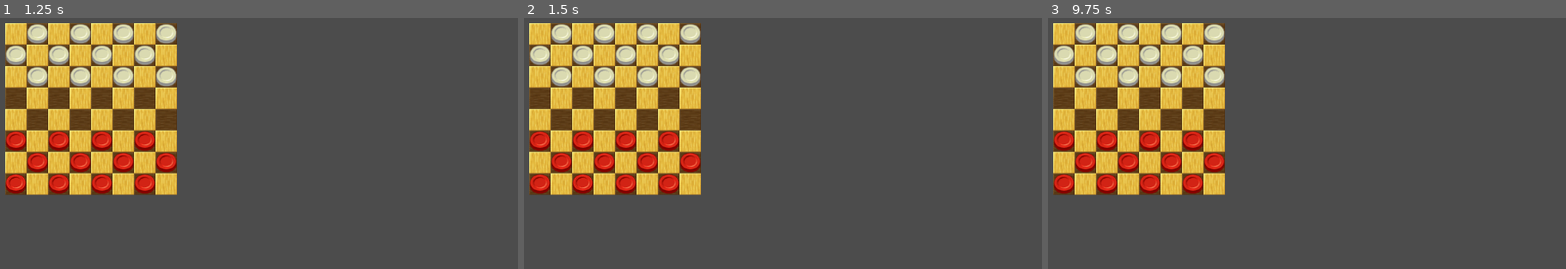
Above: before the commit, frames 1-3 (left to right).
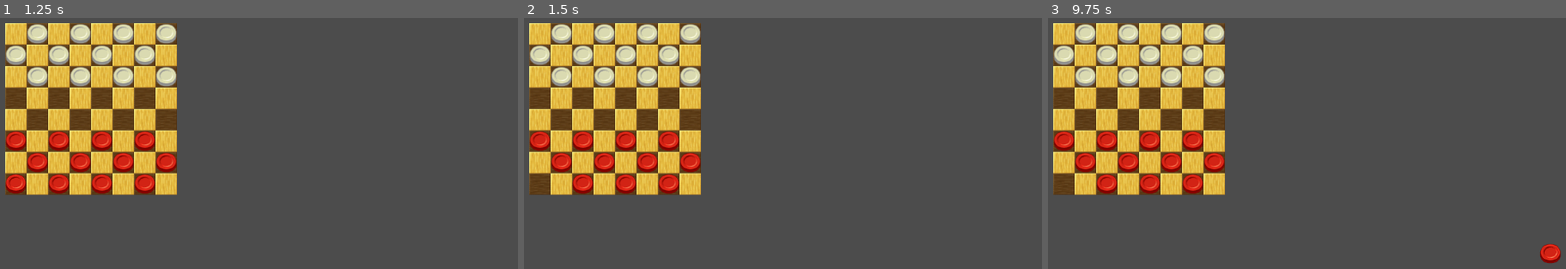
Above: after the commit, the same moments.

Repository: rcoconnor/GodotCheckers2
Game: Godot game, scene res://obj/BoardController.tscn
The game is run twice, just before and just after one commit, with the same random seed, the same clock (stepped at 60 frames per second) and the same inputs.
Inputs (mouse positions are in pixels of both pictures, inside the frame that each line leads up to):
- Up to frame 1 (1.25 s): tap Enter at 0.5 s; move the mouse to (15, 183) at 0.52 s; press the mouse at (15, 183) at 0.53 s
- Up to frame 2 (1.5 s): tap Space at 1.25 s; move the mouse to (580, 183) at 1.27 s; release the mouse at (580, 183) at 1.28 s; click (580, 183) at 1.35 s
- Up to frame 3 (9.75 s): tap Enter at 2, 3.5 s; move the mouse to (1151, 183) at 2.02 s; press the mouse at (1151, 183) at 2.03 s; tap Space at 2.75, 4.25 s; move the mouse to (1193, 183) at 2.77 s; release the mouse at (1193, 183) at 2.78 s; click (1193, 183) at 2.85 s; move the mouse to (1084, 163) at 3.52 s; press the mouse at (1084, 163) at 3.53 s; move the mouse to (1130, 163) at 4.27 s; release the mouse at (1130, 163) at 4.28 s; click (1130, 163) at 4.35 s; move the mouse to (1172, 163) at 5.02 s; press the mouse at (1172, 163) at 5.03 s; move the mouse to (1213, 163) at 5.77 s; release the mouse at (1213, 163) at 5.78 s; click (1213, 163) at 5.85 s; move the mouse to (1063, 140) at 6.52 s; press the mouse at (1063, 140) at 6.53 s; move the mouse to (1104, 140) at 7.27 s; release the mouse at (1104, 140) at 7.28 s; click (1104, 140) at 7.35 s; move the mouse to (1151, 140) at 8.02 s; press the mouse at (1151, 140) at 8.03 s; move the mouse to (1193, 140) at 8.77 s; release the mouse at (1193, 140) at 8.78 s; click (1193, 140) at 8.85 s; move the mouse to (1550, 253) at 9.52 s; press the mouse at (1550, 253) at 9.53 s

Frame 1 is identical in both runs. In frame 2, 0.2% of the frame differs, in the area x 1-14%, y 62-70%; in frame 3, 0.5%, in the area x 1-100%, y 62-98%.

Commit message:
added lookup tables

Diff:
--- a/obj/DarkSquare.tscn
+++ b/obj/DarkSquare.tscn
@@ -1,18 +1,19 @@
-[gd_scene load_steps=6 format=2]
+[gd_scene load_steps=8 format=2]
 
 [ext_resource path="res://img/wood.png" type="Texture" id=1]
+[ext_resource path="res://src/ClickableSprite.gd" type="Script" id=2]
 
 [sub_resource type="AtlasTexture" id=1]
 flags = 4
 atlas = ExtResource( 1 )
 region = Rect2( 0, 0, 32, 32 )
 
-[sub_resource type="AtlasTexture" id=5]
+[sub_resource type="AtlasTexture" id=2]
 flags = 4
 atlas = ExtResource( 1 )
 region = Rect2( 0, 64, 32, 32 )
 
-[sub_resource type="AtlasTexture" id=6]
+[sub_resource type="AtlasTexture" id=3]
 flags = 4
 atlas = ExtResource( 1 )
 region = Rect2( 0, 32, 32, 32 )
@@ -24,19 +25,30 @@
 "name": "Light",
 "speed": 1.0
 }, {
-"frames": [ SubResource( 5 ) ],
+"frames": [ SubResource( 2 ) ],
 "loop": false,
 "name": "Dark",
 "speed": 1.0
 }, {
-"frames": [ SubResource( 6 ) ],
+"frames": [ SubResource( 3 ) ],
 "loop": false,
 "name": "Medium",
 "speed": 1.0
 } ]
 
+[sub_resource type="RectangleShape2D" id=5]
+extents = Vector2( 15.7319, 15.5645 )
+
 [node name="BoardSquare" type="Node2D"]
+script = ExtResource( 2 )
 
 [node name="AnimatedSprite" type="AnimatedSprite" parent="."]
 frames = SubResource( 4 )
 animation = "Dark"
+
+[node name="Area2D" type="Area2D" parent="."]
+
+[node name="CollisionShape2D" type="CollisionShape2D" parent="Area2D"]
+shape = SubResource( 5 )
+[connection signal="mouse_entered" from="Area2D" to="." method="_on_mouse_entered"]
+[connection signal="mouse_exited" from="Area2D" to="." method="_on_mouse_exit"]
--- a/project.godot
+++ b/project.godot
@@ -13,9 +13,15 @@
 "class": "Bitboard",
 "language": "GDScript",
 "path": "res://src/Bitboard.gd"
+}, {
+"base": "Node2D",
+"class": "ClickableSprite",
+"language": "GDScript",
+"path": "res://src/ClickableSprite.gd"
 } ]
 _global_script_class_icons={
-"Bitboard": ""
+"Bitboard": "",
+"ClickableSprite": ""
 }
 
 [application]
--- a/src/BitboardFunctions.gd
+++ b/src/BitboardFunctions.gd
@@ -4,6 +4,56 @@
 
 # Bitboard Functions Class
 # This class implements static helper functions for the Bitboard class
+
+enum RANK { RANK_1, RANK_2, RANK_3, RANK_4, RANK_5, RANK_6, RANK_7, RANK_8 }
+enum FILE { FILE_1, FILE_2, FILE_3, FILE_4, FILE_5, FILE_6, FILE_7, FILE_8 }
+
+const CLEAR_RANK = {
+    RANK.RANK_1: Bitboard.new().set_state(true,  0x7FFFFFFFFFFFFF00)
+    RANK.RANK_2: Bitboard.new().set_state(true,  0x7FFFFFFFFFFF00FF)
+    RANK.RANK_3: Bitboard.new().set_state(true,  0x7FFFFFFFFF00FFFF)
+    RANK.RANK_4: Bitboard.new().set_state(true,  0x7FFFFFFF00FFFFFF)
+    RANK.RANK_5: Bitboard.new().set_state(true,  0x7FFFFF00FFFFFFFF)
+    RANK.RANK_6: Bitboard.new().set_state(true,  0x7FFF00FFFFFFFFFF)
+    RANK.RANK_7: Bitboard.new().set_state(true,  0x7F00FFFFFFFFFFFF)
+    RANK.RANK_8: Bitboard.new().set_state(false, 0x00FFFFFFFFFFFFFF)
+}
+
+const MASK_RANK = {
+    RANK.RANK_1: Bitboard.new().set_state(false, 0x00000000000000FF)
+    RANK.RANK_2: Bitboard.new().set_state(false, 0x000000000000ff00)
+    RANK.RANK_3: Bitboard.new().set_state(false, 0x0000000000ff0000)
+    RANK.RANK_4: Bitboard.new().set_state(false, 0x00000000ff000000)
+    RANK.RANK_5: Bitboard.new().set_state(false, 0x000000ff00000000)
+    RANK.RANK_6: Bitboard.new().set_state(false, 0x0000ff0000000000)
+    RANK.RANK_7: Bitboard.new().set_state(false, 0x00ff000000000000)
+    RANK.RANK_8: Bitboard.new().set_state(true,  0x7f00000000000000)
+}
+
+const CLEAR_FILE = {
+    FILE.FILE_1: Bitboard.new().set_state(true,  0x7EFEFEFEFEFEFEFE)
+    FILE.FILE_2: Bitboard.new().set_state(true,  0x7DFDFDFDFDFDFDFD)
+    FILE.FILE_3: Bitboard.new().set_state(true,  0x7BFBFBFBFBFBFBFB)
+    FILE.FILE_4: Bitboard.new().set_state(true,  0x77F7F7F7F7F7F7F7)
+    FILE.FILE_5: Bitboard.new().set_state(true,  0x6FEFEFEFEFEFEFEF)
+    FILE.FILE_6: Bitboard.new().set_state(true,  0x5FDFDFDFDFDFDFDF)
+    FILE.FILE_7: Bitboard.new().set_state(true,  0x3FBFBFBFBFBFBFBF)
+    FILE.FILE_8: Bitboard.new().set_state(false, 0x7F7F7F7F7F7F7F7F)
+}
+
+
+
+const MASK_FILE = {
+    FILE.FILE_1: Bitboard.new().set_state(false, 0x0101010101010101)
+    FILE.FILE_2: Bitboard.new().set_state(false, 0x0202020202020202)
+    FILE.FILE_3: Bitboard.new().set_state(false, 0x0404040404040404)
+    FILE.FILE_4: Bitboard.new().set_state(false, 0x8080808080808080)
+    FILE.FILE_5: Bitboard.new().set_state(false, 0x1010101010101010)
+    FILE.FILE_6: Bitboard.new().set_state(false, 0x2020202020202020)
+    FILE.FILE_7: Bitboard.new().set_state(false, 0x4040404040404040)
+    FILE.FILE_8: Bitboard.new().set_state(true,  0x0080808080808080)
+}
+
 
 static func LOGICAL_OR(first_bitboard, second_bitboard):
     var new_msb = first_bitboard.get_msb() || second_bitboard.get_msb()
--- a/src/BoardController.gd
+++ b/src/BoardController.gd
@@ -3,57 +3,86 @@
 #const Bitboard = preload("res://src/Bitboard.gd")
 #const BoardFunctions = preload("res://src/BitboardFunctions.gd")
 
-var DarkSquare = preload("res://obj/DarkSquare.tscn")
-var LightSquare = preload("res://obj/LightSquare.tscn")
+const ClickableSprite = preload("res://src/ClickableSprite.gd")
+const Piece = preload("res://src/Piece.gd")
 
-export(PackedScene) var Piece
+#var DarkSquare = preload("res://obj/DarkSquare.tscn")
+#var LightSquare = preload("res://obj/LightSquare.tscn")
 
+
+var DarkPiece = preload("res://obj/DarkPiece.tscn")
+var LightPiece = preload("res://obj/LightPiece.tscn")
+
+var target_piece = Node2D
+var has_target = false
+var original_pos = Vector2()
+var should_move = false
 # Called when the node enters the scene tree for the first time.
 func _ready():
-	#var bitboard = Bitboard.new()
-	#var second = Bitboard.new()
-	#bitboard.set_state(false,   0x7fff00ff00000000 )
-	#second.set_state(false, 0x00ffffffff000000)
-	#var new_board = BoardFunctions.LOGICAL_AND(bitboard, second)
-	#print("new board: ", new_board.to_string() )
-	#print("new     : ", bitboard.to_string())
-	#print("key     : 0123456789abcdef")
-	# for i in range(64):
-	#   print("string: ", bitboard.to_string())
-	#   bitboard.shift_right()
-	#create_board()
-	#save_scene()
-	pass
+    has_target = false
+    for each_child in $GameBoard.get_children():
+        if each_child is ClickableSprite:
+            each_child.connect("selected", self, "selected_signal_received")
+
+    for each_child in $PieceManager.get_children():
+        if each_child is Piece:
+            each_child.connect("piece_selected", self, "select_piece_received")
 
 # Called every frame. 'delta' is the elapsed time since the previous frame.
 func _process(_delta):
-	pass
+    if(has_target):
+        var mouse_pos = get_viewport().get_mouse_position()
+        target_piece.set_new_global_pos(mouse_pos)
+        #target_piece.set_new_global_position(mouse_pos)
 
 func _input(event):
-	if (event.is_action_pressed("Left Click")):
-		#print("button clicked!")
-		pass
+    if(event.is_action_pressed("Left Click")):
+        pass
+        #   if (event.is_action_pressed("Left Click")):
+#       if (has_target && target_piece is Piece):
+#           print("target piece is piece")
+#           print("this shouldn't be calling on empty squares")
+#           target_piece.set_new_global_pos(original_pos)
+#           has_target = false
 
 
-const SQUARE_SIZE = 32
+func select_piece_received(node):
+    print("the piece has been received")
+    if (has_target == false):
+        original_pos = node.global_position
+        has_target = true
+        target_piece = node
+    pass
+
+
+func selected_signal_received(x_val, y_val):
+    if (has_target):
+        if (target_piece.position.x != x_val && target_piece.position.y):
+            print("received the signal")
+            print("targetx: ", target_piece.position.x)
+            print("targety: ", target_piece.position.y)
+            print("x: ", x_val)
+            print("y: ", y_val)
+
+#const SQUARE_SIZE = 32
 
 
 
 # ONLY USED TO CREATE THE BOARD
-func create_board():
-	for rank in range(8):
-		for file in range(8):
-			#square.scale = Vector2(2, 2)
-			var square
-			if ((rank + file) % 2 == 0):
-				square = DarkSquare.instance()
-			else:
-				square = LightSquare.instance()
-			square.position = Vector2(file * square.scale.x * SQUARE_SIZE, ( 7 - rank ) * square.scale.y * 32)
-			$GameBoard.add_child(square)
-			square.set_owner($GameBoard)
+#func create_board():
+#    for rank in range(8):
+#        for file in range(8):
+#            #square.scale = Vector2(2, 2)
+#            var square
+#            if ((rank + file) % 2 == 0):
+#                square = DarkSquare.instance()
+#            else:
+#                square = LightSquare.instance()
+#            square.position = Vector2(file * square.scale.x * SQUARE_SIZE, ( 7 - rank ) * square.scale.y * 32)
+#            $GameBoard.add_child(square)
+#            square.set_owner($GameBoard)
 
-func save_scene():
-	var packed_scene = PackedScene.new()
-	packed_scene.pack($GameBoard)
-	print(ResourceSaver.save("res://obj/Gameboard.tscn", packed_scene))
+#func save_scene():
+#    var packed_scene = PackedScene.new()
+#    packed_scene.pack($GameBoard)
+#    print(ResourceSaver.save("res://obj/Gameboard.tscn", packed_scene))
--- /dev/null
+++ b/src/ClickableSprite.gd
@@ -0,0 +1,25 @@
+class_name ClickableSprite
+
+extends Node2D
+
+signal selected(x_val, y_val)
+
+var mouse_is_over_collider = false
+
+var rank = 0
+var file = 0
+
+func _ready():
+    rank = position.x / 32
+    file = 7 - ( position.y / 32 )
+
+func _input(event):
+    if (event.is_action_pressed("Left Click")):
+        if mouse_is_over_collider:
+            emit_signal("selected", rank, file)
+
+func _on_mouse_entered():
+    mouse_is_over_collider = true
+
+func _on_mouse_exit():
+    mouse_is_over_collider = false
--- a/src/Piece.gd
+++ b/src/Piece.gd
@@ -1,9 +1,6 @@
 extends Node2D
 
-
-# Declare member variables here. Examples:
-# var a = 2
-# var b = "text"
+signal piece_selected(piece)
 
 var mouse_is_over_collider = false
 var is_target = false
@@ -19,24 +16,25 @@
 func _process(_delta):
     pass
 
+
+func set_new_global_pos(new_pos):
+    set_global_position(new_pos)
+
+
 # Called every frame. 'delta' is the elapsed time since the previous frame.
 func _physics_process(_delta):
-    if (is_target):
-        var vec = get_viewport().get_mouse_position() #- self.position
+    pass
+    #if (is_target):
+        #var vec = get_viewport().get_mouse_position() #- self.position
         #vec = vec.normalized() * delta * speed
-        set_global_position(vec)
+        #set_global_position(vec)
 
 
 func _input(event):
     if event.is_action_pressed("Left Click"):
-        if is_target == false:
-            if mouse_is_over_collider:
-                is_target = true
-                old_pos = position
-        else:
-            is_target = false
-            set_position(old_pos)
-
+        if mouse_is_over_collider:
+            old_pos = position
+            emit_signal("piece_selected", self)
 
 func _on_mouse_entered():
     mouse_is_over_collider = true
--- a/src/PieceManager.gd
+++ b/src/PieceManager.gd
@@ -10,18 +10,34 @@
 var light_piece_state = Bitboard.new()
 
 # Member variables
-var pieces = Array()
+var pieces_array = Array()
 
 
+# important constants
+const SPRITE_SIZE = 32
 
 func _ready():
     dark_piece_state.set_state(false, 0x000000000055AA55)
     light_piece_state.set_state(true, 0x2A55AA0000000000)
+    refresh_board()
+
+func _process(_delta):
+    pass
+
+
+func clear_board():
+    for each_piece in pieces_array:
+        each_piece.queue_free()
+    pieces_array = Array()
+
+
+func refresh_board():
+    clear_board()
     instance_pieces(DarkPiece, dark_piece_state)
     instance_pieces(LightPiece, light_piece_state)
 
-func _process(_delta):
-    pass
+
+
 
 
 func instance_pieces(node_to_instance, state):
@@ -32,7 +48,8 @@
             #print("getLSB: ", temp_board.get_lsb())
             if (temp_board.get_lsb() == 1):
                 var new_piece = node_to_instance.instance()
-                new_piece.position = Vector2(file * new_piece.scale.x * 32, (7-rank) * new_piece.scale.y * 32)
+                new_piece.position = Vector2(file * new_piece.scale.x * SPRITE_SIZE, (7-rank) * new_piece.scale.y * SPRITE_SIZE)
                 add_child(new_piece)
                 new_piece.set_owner(self)
+                pieces_array.append(new_piece)
             temp_board.shift_right()
Empty file removed: Bitboard.gd
